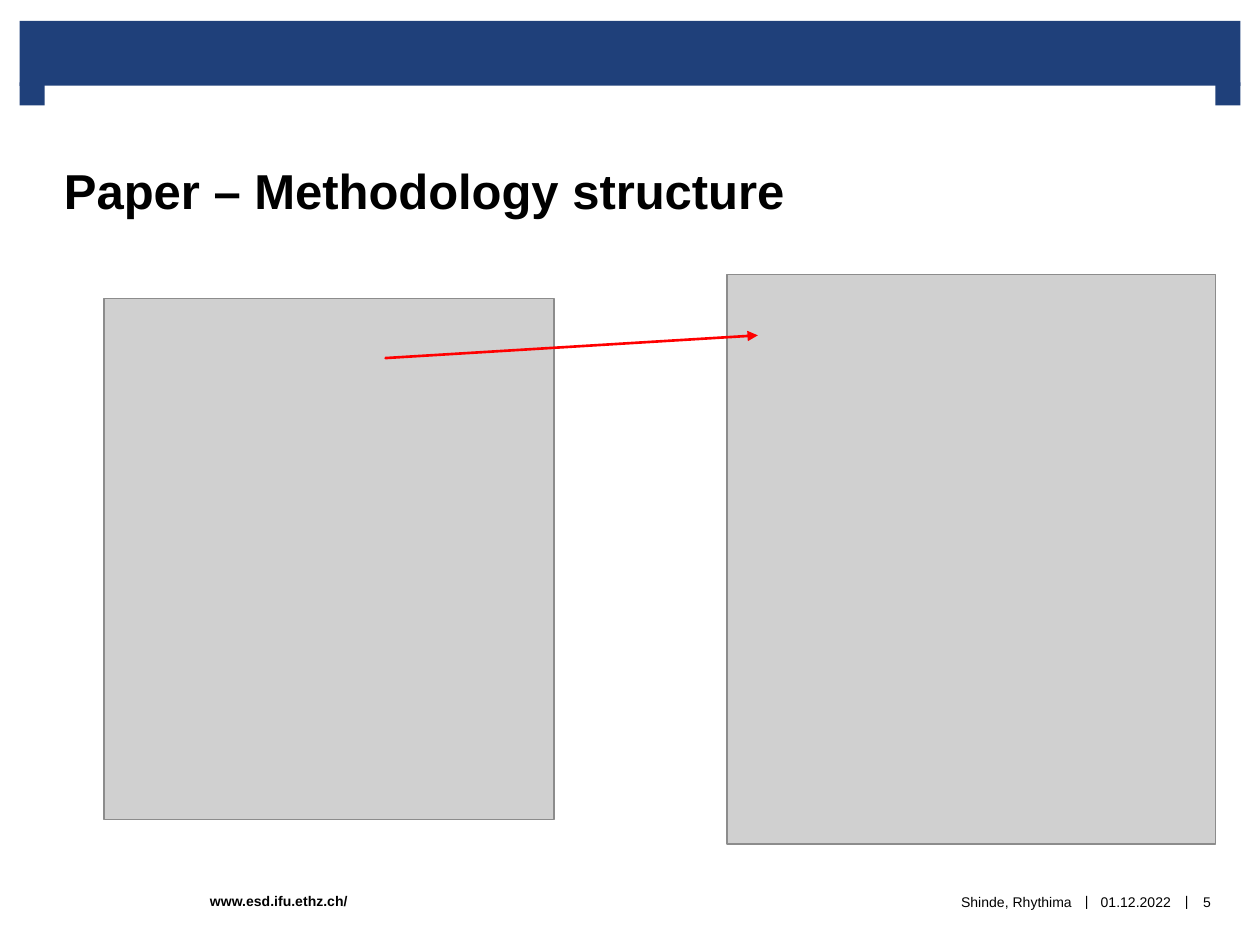
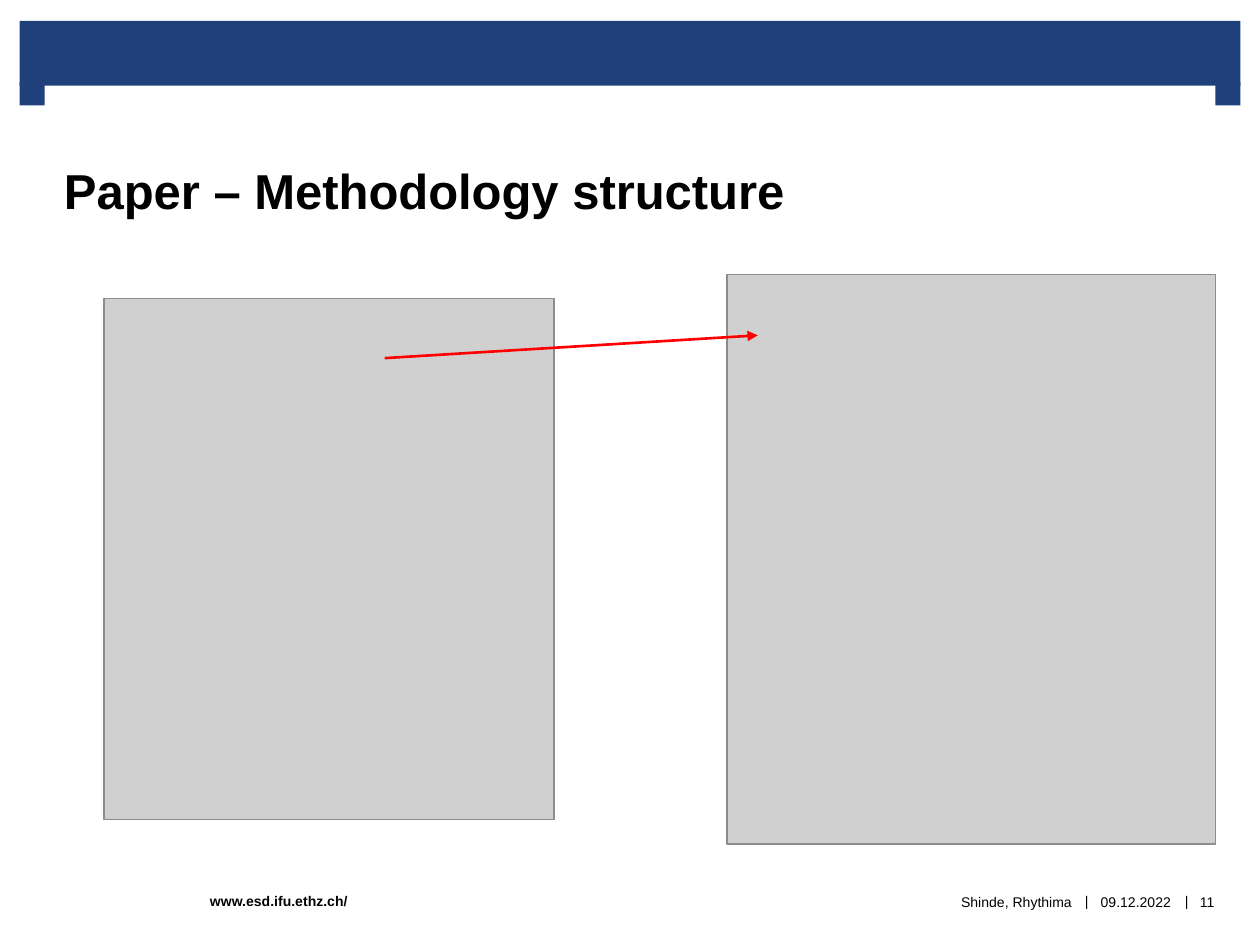
Before and after one commit to rhythimashinde/building-model, a slide deck: slide 11 of final/Discussion_paper.pptx (slide 5 before the commit). Drawn at 1260x945 pixels with LibreOffice and Linux fonts; fonts in the diff are those of the drawing; grey boxes stand for pictures; background and template pictures are left out. Boxes give left, top, right and bottom in pixels: in the first picture for what was removed or moved away, otherwise in the second. Text is boxed around its words. In the diff, an @@ line names an element or a change of style, - is before the commit and + after.

```diff
--- a/final/Discussion_paper.pptx
+++ b/final/Discussion_paper.pptx
@@ text at box(1101, 897, 1171, 907): text changed @@
-01.12.2022
+09.12.2022
@@ page number at box(1200, 897, 1215, 907): text changed @@
-5
+11
```
Also in this commit, not shown: 10 other slides changed, 5 slides added, 2 other files.
